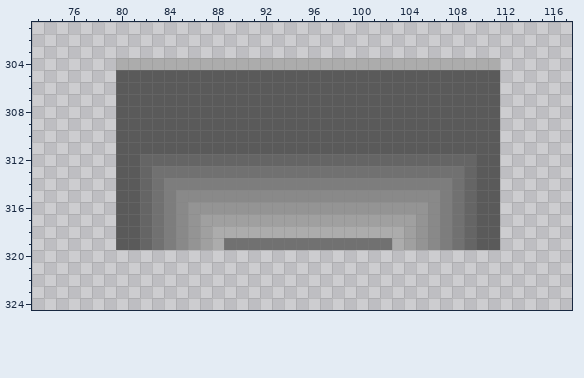
Two states of a pixel-art file, Assets/Artwork/Tileset.aseprite. The picture above was drawn from the file before the commit.
500x500 pixels, 1 frame. Pixels under 10% opacity are left out. Colours within 5 levels of each other are drawn and written as one. Shown: x 73..117, y 301..324.
After the commit:
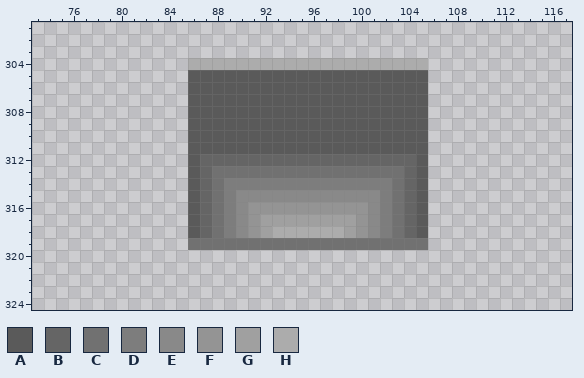
Palette (. is transparent): A #5a5a5a  B #656565  C #717171  D #7d7d7d  E #898989  F #949494  G #a0a0a0  H #acacac
Edits made:
--- layer "Layer 1"
@@ x 73..117 @@
 303 .............................................
-304 .......HHHHHHHHHHHHHHHHHHHHHHHHHHHHHHHH......
-305 .......AAAAAAAAAAAAAAAAAAAAAAAAAAAAAAAA......
-306 .......AAAAAAAAAAAAAAAAAAAAAAAAAAAAAAAA......
-307 .......AAAAAAAAAAAAAAAAAAAAAAAAAAAAAAAA......
-308 .......AAAAAAAAAAAAAAAAAAAAAAAAAAAAAAAA......
-309 .......AAAAAAAAAAAAAAAAAAAAAAAAAAAAAAAA......
-310 .......AAAAAAAAAAAAAAAAAAAAAAAAAAAAAAAA......
-311 .......AAAAAAAAAAAAAAAAAAAAAAAAAAAAAAAA......
-312 .......AABBBBBBBBBBBBBBBBBBBBBBBBBBBBAA......
-313 .......AABCCCCCCCCCCCCCCCCCCCCCCCCCCBAA......
-314 .......AABCDDDDDDDDDDDDDDDDDDDDDDDDCBAA......
-315 .......AABCDEEEEEEEEEEEEEEEEEEEEEEDCBAA......
-316 .......AABCDEFFFFFFFFFFFFFFFFFFFFEDCBAA......
-317 .......AABCDEFGGGGGGGGGGGGGGGGGGFEDCBAA......
-318 .......AABCDEFGHHHHHHHHHHHHHHHHGFEDCBAA......
-319 .......AABCDEFGHCCCCCCCCCCCCCCHGFEDCBAA......
+304 .............HHHHHHHHHHHHHHHHHHHH............
+305 .............AAAAAAAAAAAAAAAAAAAA............
+306 .............AAAAAAAAAAAAAAAAAAAA............
+307 .............AAAAAAAAAAAAAAAAAAAA............
+308 .............AAAAAAAAAAAAAAAAAAAA............
+309 .............AAAAAAAAAAAAAAAAAAAA............
+310 .............AAAAAAAAAAAAAAAAAAAA............
+311 .............AAAAAAAAAAAAAAAAAAAA............
+312 .............ABBBBBBBBBBBBBBBBBBA............
+313 .............ABCCCCCCCCCCCCCCCCBA............
+314 .............ABCDDDDDDDDDDDDDDCBA............
+315 .............ABCDEEEEEEEEEEEEDCBA............
+316 .............ABCDEFFFFFFFFFFEDCBA............
+317 .............ABCDEFGGGGGGGGFEDCBA............
+318 .............ABCDEFGHHHHHHGFEDCBA............
+319 .............CCCCCCCCCCCCCCCCCCCC............
 320 .............................................
